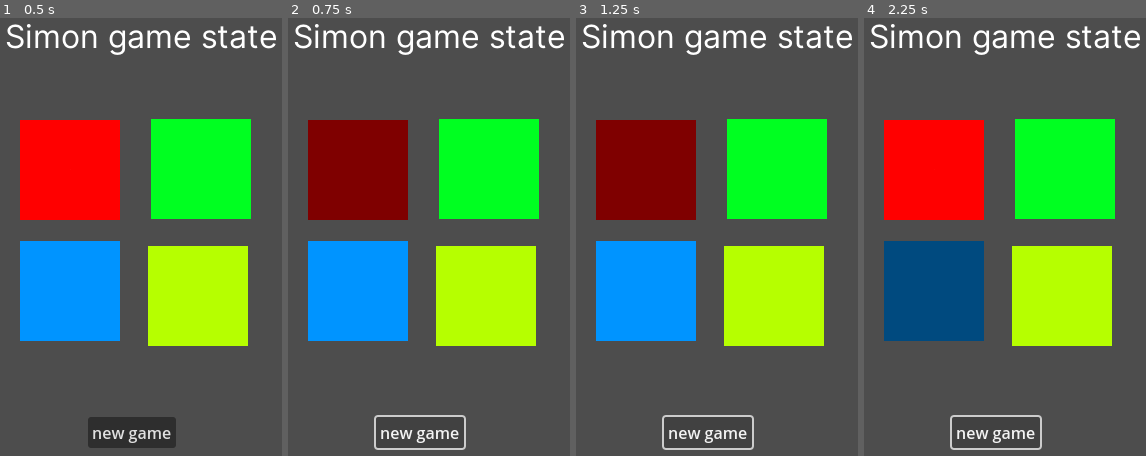
Above: before the commit, frames 1-4 (left to right).
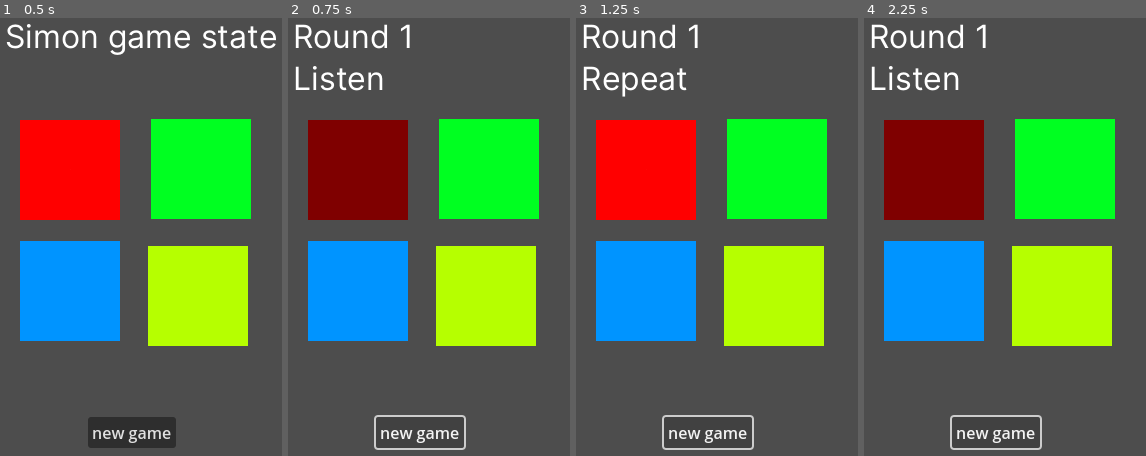
Above: after the commit, the same moments.

Repository: shinkarom/simon
Game: Godot game, scene res://Scenes/MainScene/main_scene.tscn
Two runs of this game, one before a commit and one after it. Both use one fixed random seed, a clock stepped at 60 frames per second and the inputs below.
Inputs (mouse positions are in pixels of both pictures, inside the frame that each line leads up to):
- Up to frame 1 (0.5 s): no input
- Up to frame 2 (0.75 s): click "new game" at 0.5 s
- Up to frame 3 (1.25 s): no input
- Up to frame 4 (2.25 s): click (934, 171) at 1.27 s; click "new game" at 2 s

Frame 1 is identical in both runs. In frame 2, 2.7% of the frame differs, in the area x 2-98%, y 1-17%; in frame 3, 11%; in frame 4, 19%, in the area x 2-98%, y 1-74%.

Commit message:
Add sounds

Diff:
--- a/Scenes/MainScene/main_scene.gd
+++ b/Scenes/MainScene/main_scene.gd
@@ -7,6 +7,7 @@
 
 # Called when the node enters the scene tree for the first time.
 func _ready():
+	randomize()
 	btns = get_tree().get_nodes_in_group("buttons")
 
 # Called every frame. 'delta' is the elapsed time since the previous frame.
@@ -14,23 +15,47 @@
 	pass
 
 func activateButton(num):
-
 	btns[num].activate()
 
 func _on_new_game_button_pressed():
 	Globals.startGame()
+	startRound()
+
+func startRound():
 	Globals.startRound()
+	var roundNum = len(Globals.sequence)
+	$StateLabel.text = "Round "+str(roundNum) +"\nListen"
 	playedIndex = 0
 	activateButton(Globals.sequence[playedIndex])
 
 func _on_button_done():
 	playedIndex+=1
 	if playedIndex < len(Globals.sequence):
-		activateButton(playedIndex)
+		$Timer.start()
 	else:
 		Globals.finishedPlaying()
+		var roundNum = len(Globals.sequence)
+		$StateLabel.text = "Round "+str(roundNum) +"\nRepeat"
+		playedIndex = 0
 		for btn in btns:
 			btn.clickable = true
 
-func _on_button_activated():
-	pass
+func _on_button_activated(n):
+	if n == Globals.sequence[playedIndex]:
+		playedIndex+=1
+		if playedIndex >= len(Globals.sequence):
+			for btn in btns:
+				btn.clickable = false
+			$Timer.start()
+	else:
+		Globals.gameOver()
+		$StateLabel.text = "Game Over\nin "+str(len(Globals.sequence))+" rounds"
+		for btn in btns:
+			btn.clickable = false
+
+
+func _on_timer_timeout():
+	if Globals.state == Globals.PLAYING:
+		activateButton(Globals.sequence[playedIndex])
+	else:
+		startRound()
--- a/Scenes/MainScene/main_scene.tscn
+++ b/Scenes/MainScene/main_scene.tscn
@@ -18,14 +18,17 @@
 [node name="GreenButton" parent="." instance=ExtResource("1_2g8dv")]
 position = Vector2(323, 170)
 color = "green"
+metadata/tag = 1
 
 [node name="BlueButton" parent="." instance=ExtResource("1_2g8dv")]
 position = Vector2(192, 292)
 color = "blue"
+metadata/tag = 2
 
 [node name="YellowButton" parent="." instance=ExtResource("1_2g8dv")]
 position = Vector2(320, 297)
 color = "yellow"
+metadata/tag = 3
 
 [node name="StateLabel" type="Label" parent="."]
 offset_left = 177.0
@@ -36,6 +39,8 @@
 label_settings = SubResource("LabelSettings_k21rh")
 
 [node name="Timer" type="Timer" parent="."]
+wait_time = 0.5
+one_shot = true
 
 [node name="NewGameButton" type="Button" parent="."]
 offset_left = 260.0
@@ -52,4 +57,5 @@
 [connection signal="done" from="BlueButton" to="." method="_on_button_done"]
 [connection signal="activated" from="YellowButton" to="." method="_on_button_activated"]
 [connection signal="done" from="YellowButton" to="." method="_on_button_done"]
+[connection signal="timeout" from="Timer" to="." method="_on_timer_timeout"]
 [connection signal="pressed" from="NewGameButton" to="." method="_on_new_game_button_pressed"]
--- a/Scenes/SimonButton/simon_button.gd
+++ b/Scenes/SimonButton/simon_button.gd
@@ -4,10 +4,13 @@
 var simpletexture = load("res://Assets/"+colorString+".png")
 var pressedtexture = load("res://Assets/"+colorString+"_pressed.png")
 
+var state = 2
+
 @export var color: String:
 	get:	return colorString
 	set(value):
 		colorString = value
+		$AudioStreamPlayer.stream = load("res://Assets/"+colorString+".ogg")
 		simpletexture = load("res://Assets/"+colorString+".png")
 		pressedtexture = load("res://Assets/"+colorString+"_pressed.png")
 		$TextureButton.texture_normal = simpletexture
@@ -41,6 +44,8 @@
 signal done
 
 func activate():
+	state = 2
+	$AudioStreamPlayer.play()
 	$TextureButton.toggle_mode = true
 	pressed = true
 	$Timer.start()
@@ -53,11 +58,30 @@
 func _process(delta):
 	pass
 
-func _on_texture_button_pressed():
+func _on_timer_timeout():
+	state -= 1
+	if state == 0:
+		pressed = false
+		$TextureButton.toggle_mode = false
+		emit_signal("done")
+
+func _on_texture_button_button_up():
 	if clickable:
-		emit_signal("activated")
+		var t = get_meta("tag")
+		emit_signal("activated", t)
 
-func _on_timer_timeout():
-	pressed = false
-	$TextureButton.toggle_mode = false
-	emit_signal("done")
+
+func _on_audio_stream_player_finished():
+	state -= 1
+	if state == 0:
+		if clickable:
+			var t = get_meta("tag")
+			emit_signal("activated", t)
+		else:
+			pressed = false
+			$TextureButton.toggle_mode = false
+			emit_signal("done")
+
+
+func _on_texture_button_button_down():
+	$AudioStreamPlayer.play()
--- a/Scenes/SimonButton/simon_button.tscn
+++ b/Scenes/SimonButton/simon_button.tscn
@@ -6,6 +6,7 @@
 
 [node name="SimonButton" type="Node2D" groups=["buttons"]]
 script = ExtResource("1_lo4w2")
+metadata/tag = 0
 
 [node name="TextureButton" type="TextureButton" parent="."]
 offset_right = 40.0
@@ -17,7 +18,13 @@
 texture_disabled = ExtResource("2_6w1r6")
 
 [node name="Timer" type="Timer" parent="."]
+wait_time = 0.5
 one_shot = true
 
+[node name="AudioStreamPlayer" type="AudioStreamPlayer" parent="."]
+
+[connection signal="button_down" from="TextureButton" to="." method="_on_texture_button_button_down"]
+[connection signal="button_up" from="TextureButton" to="." method="_on_texture_button_button_up"]
 [connection signal="pressed" from="TextureButton" to="." method="_on_texture_button_pressed"]
 [connection signal="timeout" from="Timer" to="." method="_on_timer_timeout"]
+[connection signal="finished" from="AudioStreamPlayer" to="." method="_on_audio_stream_player_finished"]
--- a/Scripts/globals.gd
+++ b/Scripts/globals.gd
@@ -1,6 +1,6 @@
 extends Node
 
-enum {IDLE, PLAYING, ENTERING, GAMEOVER}
+enum {IDLE, PLAYING, ENTERING}
 
 var state = IDLE
 
@@ -24,6 +24,9 @@
 func finishedPlaying():
 	state = ENTERING
 
+func gameOver():
+	state = IDLE
+
 # Called when the node enters the scene tree for the first time.
 func _ready():
 	pass # Replace with function body.
Not shown, added: Assets/blue.ogg.import
Not shown, added: Assets/green.ogg.import
Not shown, added: Assets/red.ogg.import
Not shown, added: Assets/yellow.ogg.import
Not shown, added: Assets/blue.ogg
Not shown, added: Assets/green.ogg
Not shown, added: Assets/red.ogg
Not shown, added: Assets/yellow.ogg
